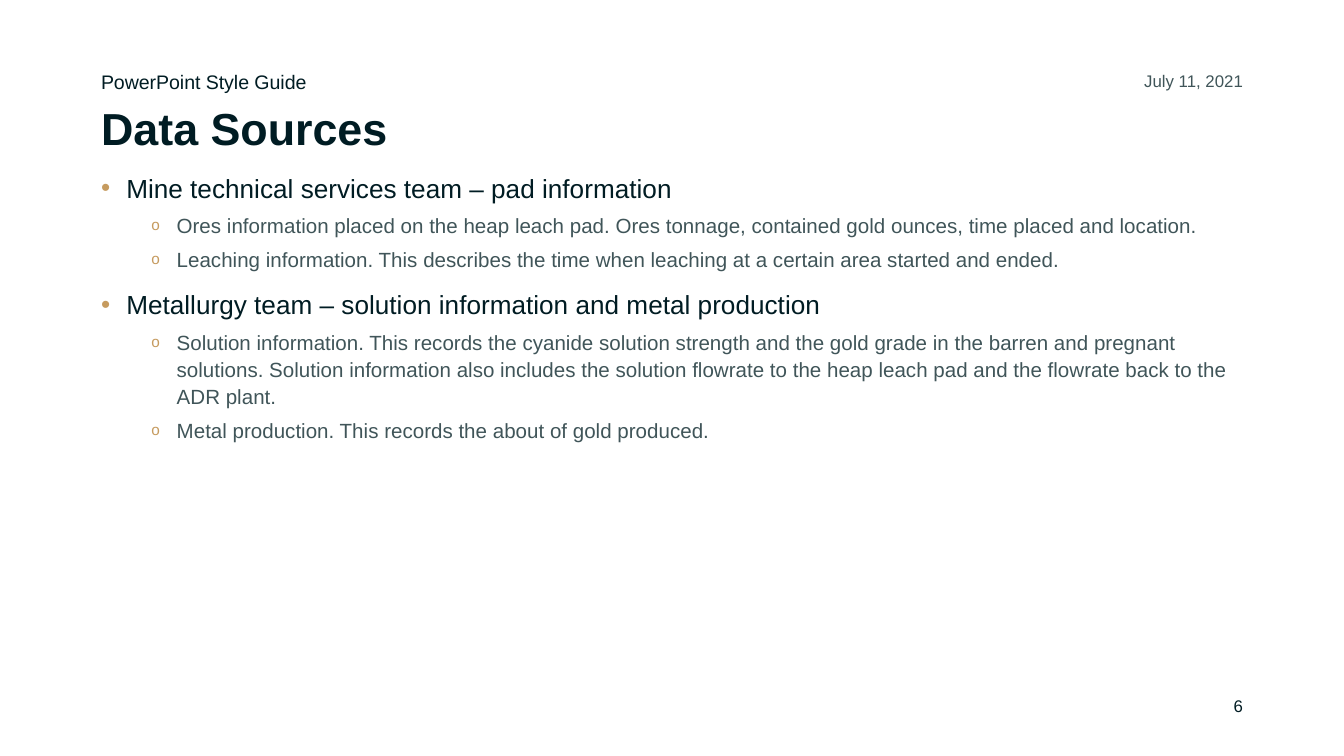
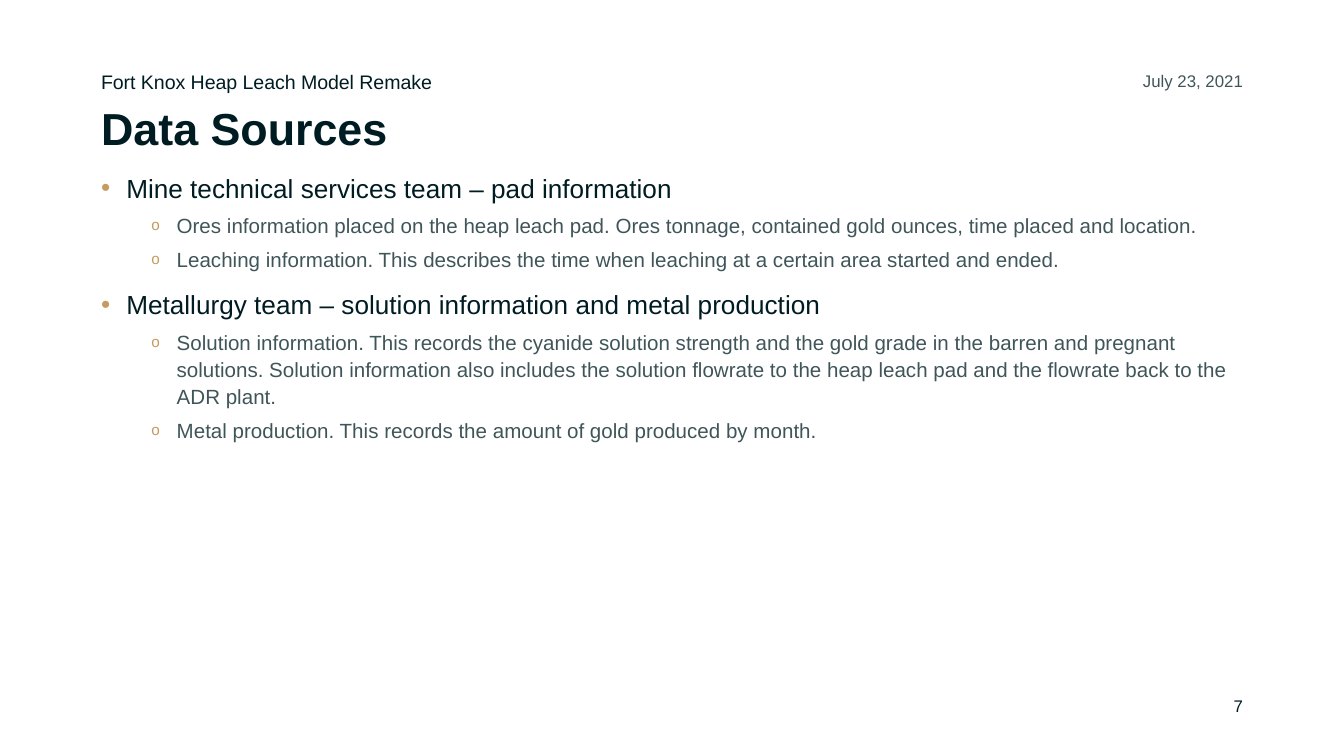
Before and after one commit to ChiefMetDing/FK_HL_Model_Remake, a slide deck: slide 7 of FK_HL_Model_Remake.pptx (slide 6 before the commit). Drawn at 1344x756 pixels with LibreOffice and Linux fonts; fonts in the diff are those of the drawing; background and template pictures are left out. Boxes give left, top, right and bottom in pixels: in the first picture for what was removed or moved away, otherwise in the second. Text is boxed around its words. In the diff, an @@ line names an element or a change of style, - is before the commit and + after.

```diff
--- a/FK_HL_Model_Remake.pptx
+++ b/FK_HL_Model_Remake.pptx
@@ text at <box>101,74,432,93</box>: text changed @@
-PowerPoint Style Guide
+Fort Knox Heap Leach Model Remake
@@ text at <box>1143,75,1242,91</box>: text changed @@
-July 11, 2021
+July 23, 2021
@@ text at <box>177,423,816,443</box>: text changed @@
-  o Metal production. This records the about of gold produced.
+  o Metal production. This records the amount of gold produced by month.
@@ page number at <box>1234,700,1243,712</box>: text changed @@
-6
+7
```
Also in this commit, not shown: 4 other slides changed, 3 slides added, 3 other files.
